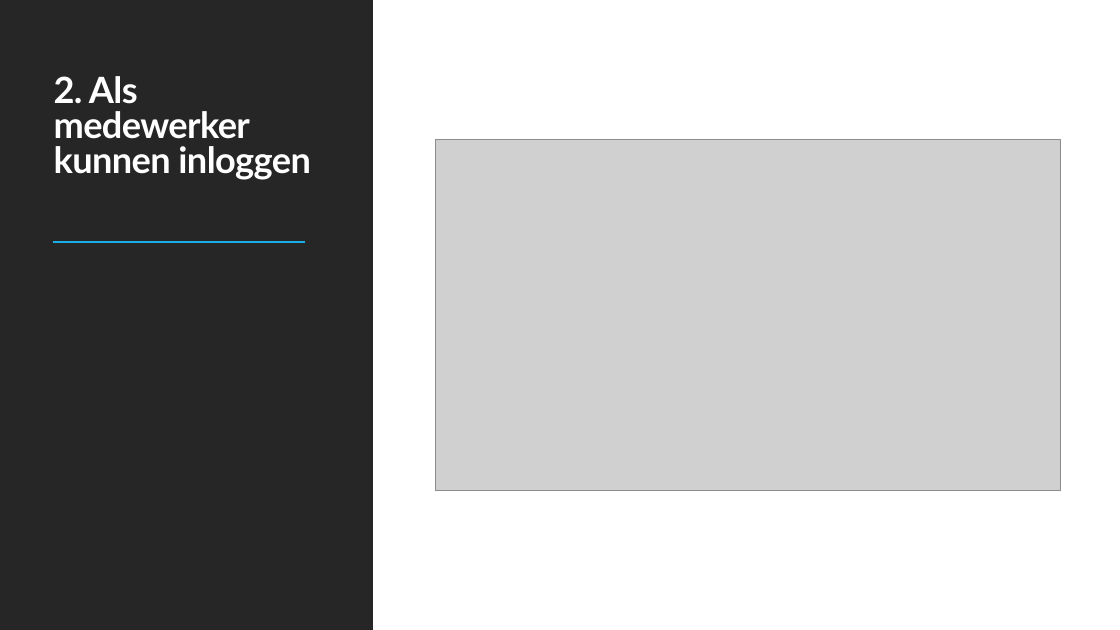
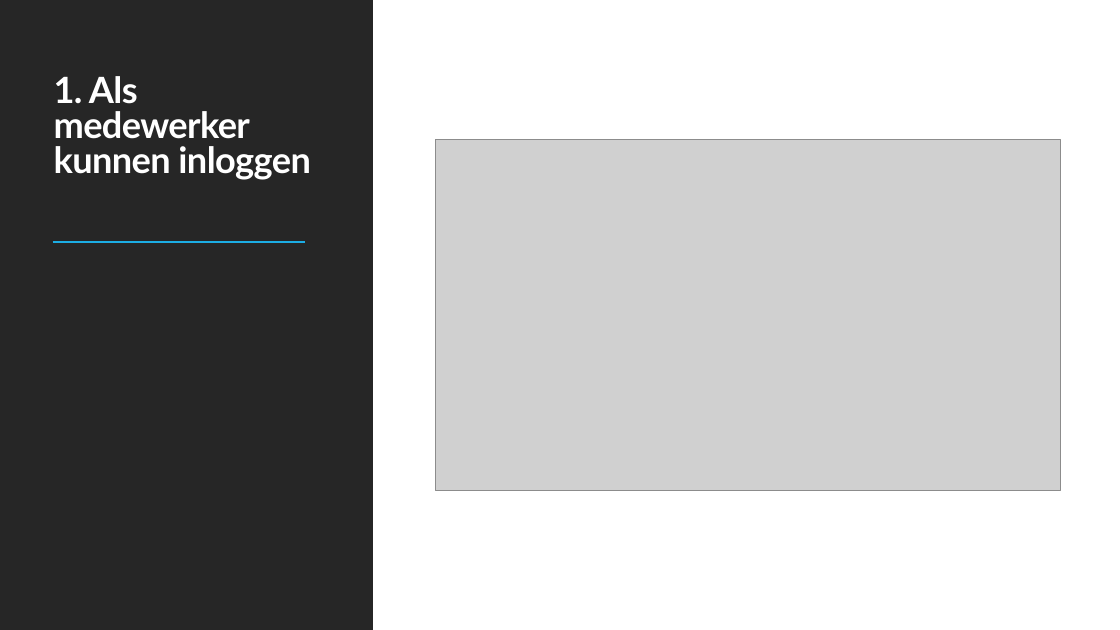
Before and after one commit to DimitriFlorijn/E3-Barroc-Intens, a slide deck: slide 3 of Barroc Intens.pptx (slide 4 before the commit). Drawn at 1120x630 pixels with LibreOffice and Linux fonts; fonts in the diff are those of the drawing; grey boxes stand for pictures. Boxes give left, top, right and bottom in pixels: in the first picture for what was removed or moved away, otherwise in the second. Text is boxed around its words. In the diff, an @@ line names an element or a change of style, - is before the commit and + after.

```diff
--- a/Barroc Intens.pptx
+++ b/Barroc Intens.pptx
@@ title at [54, 76, 310, 179]: text changed @@
-2. Als medewerker kunnen inloggen
+1. Als medewerker kunnen inloggen
```
Also in this commit, not shown: 8 other slides changed.
